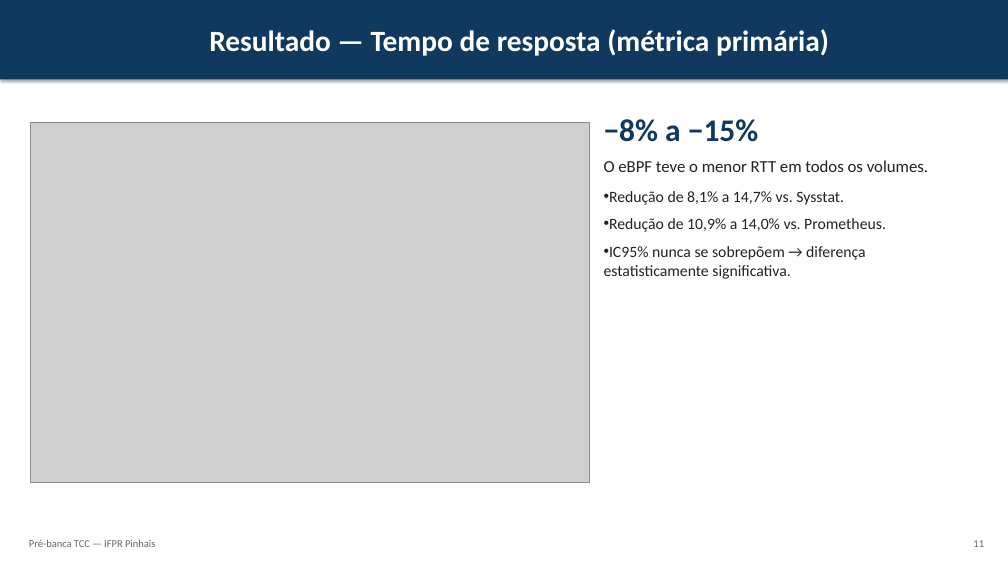
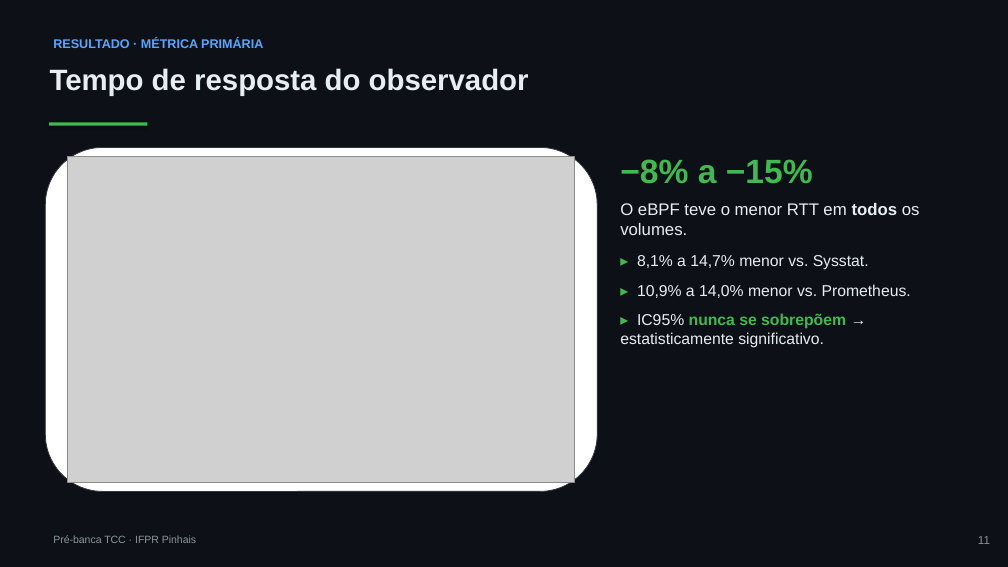
Before and after one commit to joaopedroplinta/vnf-monitoring-benchmark, a slide deck: slide 11 of docs/apresentacao/apresentacao_tcc.pptx. Drawn at 1008x567 pixels with LibreOffice and Linux fonts; fonts in the diff are those of the drawing; grey boxes stand for pictures. Boxes give left, top, right and bottom in pixels: in the first picture for what was removed or moved away, otherwise in the second. Text is boxed around its words. In the diff, an @@ line names an element or a change of style, - is before the commit and + after.

Commit message:
docs: redesenhar slides da pre-banca com tema escuro
Aplica tema escuro tech (fundo grafite, acentos neon verde/azul/laranja)
no gerador PPTX e no HTML reveal.js. Corrige sobreposicoes trocando a
fonte para Arial e ligando auto-ajuste de texto nas caixas. Aperta
fontes e espacamentos no HTML para o conteudo caber sem corte na altura
fixa do slide.

```diff
--- a/docs/apresentacao/apresentacao_tcc.pptx
+++ b/docs/apresentacao/apresentacao_tcc.pptx
@@ background #FFFFFF to #0D1117 @@
@@ text "RESULTADO · MÉTRICA PRIMÁRIA": place and size @@
-text "RESULTADO · MÉTRICA PRIMÁRIA" at box(0, 0, 1008, 79)
+text "RESULTADO · MÉTRICA PRIMÁRIA" at box(53, 38, 263, 48)
@@ text "RESULTADO · MÉTRICA PRIMÁRIA" at box(53, 38, 263, 48): vertical alignment middle to top; fill #11385F to none; shadow off @@
@@ text at box(53, 38, 263, 48): text changed; size 28 to 12 pt; font Calibri to Arial; text colour #FFFFFF to #58A6FF @@
-Resultado — Tempo de resposta (métrica primária)
+RESULTADO · MÉTRICA PRIMÁRIA
@@ text added at box(50, 68, 529, 96), 28 pt, text #E6EDF3, bold @@
+Tempo de resposta do observador
@@ rounded rectangle added at box(45, 147, 597, 492), fill #FFFFFF, outline #30363D 0.75 pt @@
@@ rectangle added at box(49, 123, 147, 126), fill #3FB950 @@
@@ text "−8% a −15%": place and size @@
-text "−8% a −15%" at box(604, 119, 928, 279)
+text "−8% a −15%" at box(620, 159, 920, 348)
@@ picture: place and size @@
-picture at box(30, 123, 590, 482)
+picture at box(68, 157, 575, 482)
@@ text at box(620, 159, 920, 235): size 30 to 32 pt, text colour #11385F to #3FB950 in "−8% a −15%"; font Calibri to Arial in "−8% a −15%", "O eBPF teve o menor RTT em ..."; text colour #222222 to #E6EDF3 in "O eBPF teve o menor RTT em ..."; bold on in "todos"; more space between paragraphs @@
@@ text at box(620, 255, 911, 348): text changed; font Calibri to Arial; text colour #222222 to #E6EDF3 @@
-• Redução de 8,1% a 14,7% vs. Sysstat.
-• Redução de 10,9% a 14,0% vs. Prometheus.
-• IC95% nunca se sobrepõem → diferença estatisticamente significativa.
+▸ 8,1% a 14,7% menor vs. Sysstat.
+▸ 10,9% a 14,0% menor vs. Prometheus.
+▸ IC95% nunca se sobrepõem → estatisticamente significativo.
@@ text at box(53, 535, 196, 543): text changed; font Calibri to Arial; text colour #5B6770 to #8B949E @@
-Pré-banca TCC — IFPR Pinhais
+Pré-banca TCC · IFPR Pinhais
@@ text "11" at box(978, 536, 990, 544): size 10 to 11 pt, font Calibri to Arial, text colour #5B6770 to #8B949E @@
```
Also in this commit, not shown: 18 other slides changed, 2 other files.
